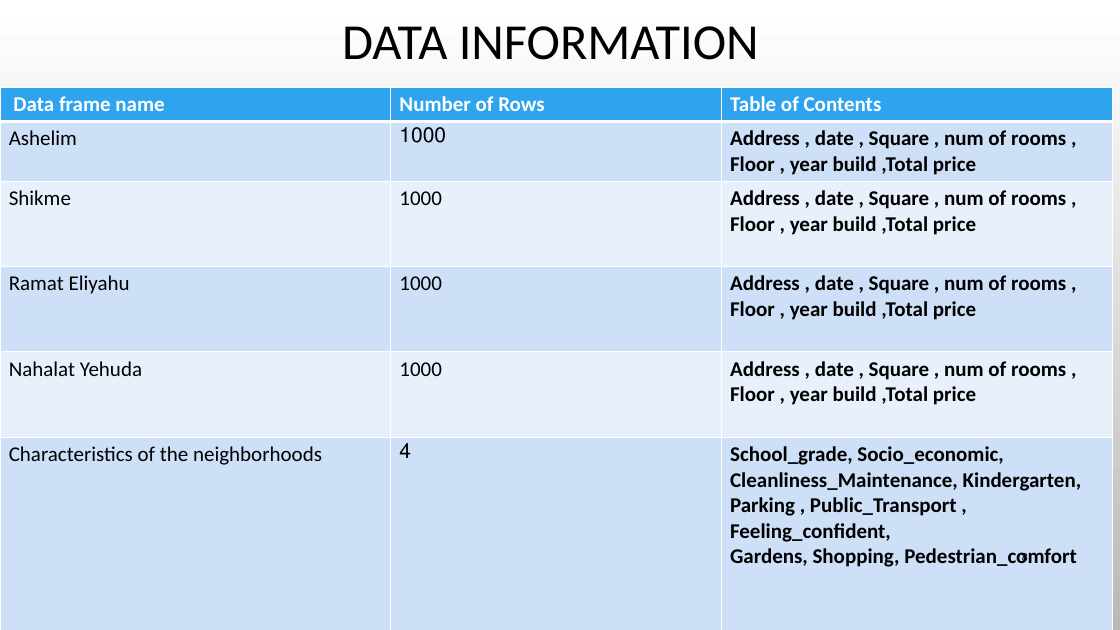
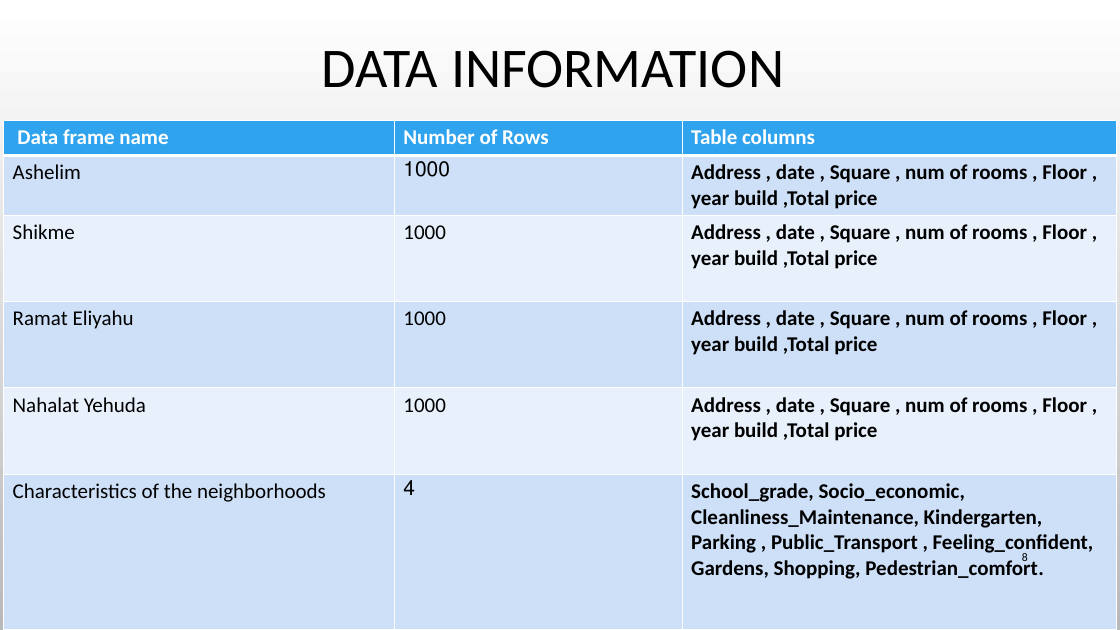
Before and after one commit to Yarin-Ben-Baruch/Real-estate-analyze, a slide deck: slide 8 of Real estate.pptx. Drawn at 1120x630 pixels with LibreOffice and Linux fonts; fonts in the diff are those of the drawing; background and template pictures are left out. Boxes give left, top, right and bottom in pixels: in the first picture for what was removed or moved away, otherwise in the second. Text is boxed around its words. In the diff, an @@ line names an element or a change of style, - is before the commit and + after.

```diff
--- a/Real estate.pptx
+++ b/Real estate.pptx
@@ title "DATA INFORMATION": place and size @@
-title "DATA INFORMATION" at bbox=[342, 26, 759, 60]
+title "DATA INFORMATION" at bbox=[321, 50, 784, 88]
@@ title "DATA INFORMATION" at bbox=[321, 50, 784, 88]: size 43.2 to 48 pt @@
@@ table at bbox=[4, 121, 1117, 630] @@
-row 1, column 3: Table of Contents
+row 1, column 3: Table columns
-row 6, column 3: School_grade, Socio_economic, Cleanliness_Maintenance, Kindergarten, Parking , Public_Transport , Feeling_confident, / Gardens, Shopping, Pedestrian_comfort
+row 6, column 3: School_grade, Socio_economic, Cleanliness_Maintenance, Kindergarten, Parking , Public_Transport , Feeling_confident, / Gardens, Shopping, Pedestrian_comfort.
@@ table: place and size @@
-table at bbox=[0, 87, 1112, 630]
+table at bbox=[4, 121, 1117, 630]
```
Also in this commit, not shown: 10 other slides changed.
